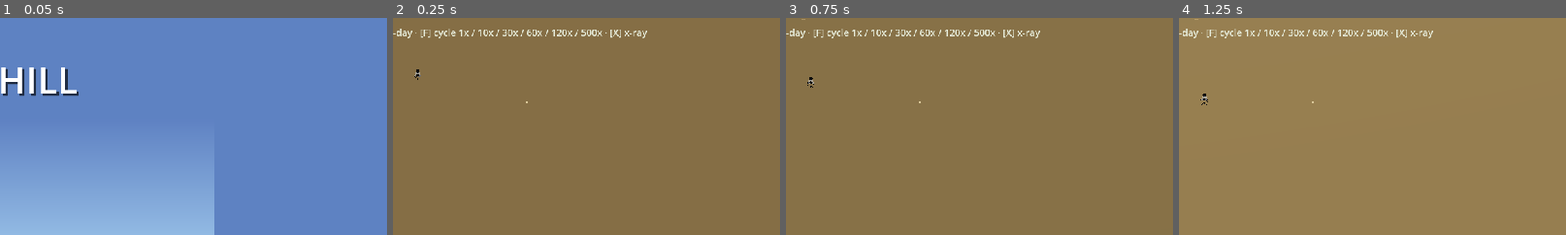
Above: before the commit, frames 1-4 (left to right).
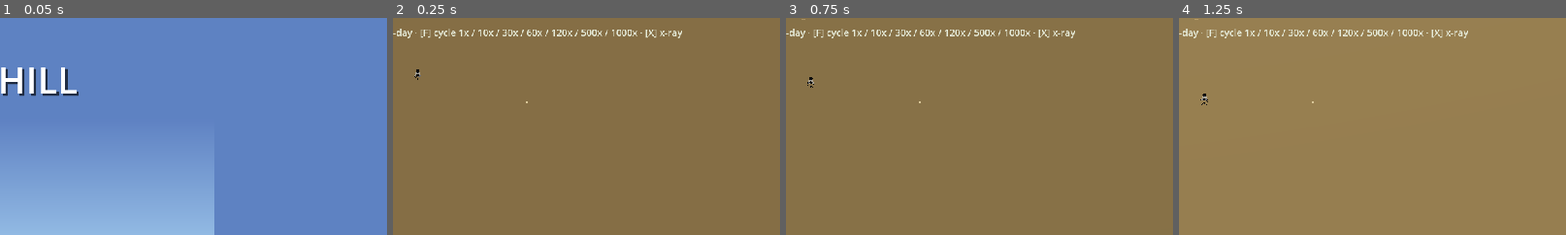
Above: after the commit, the same moments.

Repository: 151henry151/anthill
Game: Godot game, scene res://scenes/loading_screen.tscn
The game is run twice, just before and just after one commit, with the same random seed, the same clock (stepped at 60 frames per second) and the same inputs.
Inputs (mouse positions are % of the whole screen's width and height, from its top left):
- Up to frame 1 (0.05 s): no input
- Up to frame 2 (0.25 s): no input
- Up to frame 3 (0.75 s): tap Enter at 0.5 s; move the mouse to (72, 45) at 0.52 s; hold D from 0.53 s (still down); tap E at 0.6 s; click (72, 45) at 0.67 s
- Up to frame 4 (1.25 s): keep holding D; tap Space at 0.77 s
The pictures show only the part of the screen within x 50-100%, y 0-50%; the shares and areas given below are measured in that part.

Frame 1 is identical in both runs. In frame 2, 0.3% of the frame differs, in the area x 54-75%, y 5-10%; in frame 3, 0.3%; in frame 4, 0.3%.

Commit message:
Add 1000x fast-forward tier for testing
- Extend FAST_FORWARD_SPEEDS and UI hint
- Changelog 0.5.21

Diff:
--- a/game/anthill/scenes/main.tscn
+++ b/game/anthill/scenes/main.tscn
@@ -71,4 +71,4 @@
 offset_top = 12.0
 theme_override_colors/font_color = Color(0.9, 0.92, 0.85, 1)
 theme_override_font_sizes/font_size = 14
-text = "Colony view — left-drag orbit · middle-drag pan · wheel zoom · day/night follows ant-day · [F] cycle 1x / 10x / 30x / 60x / 120x / 500x · [X] x-ray"
+text = "Colony view — left-drag orbit · middle-drag pan · wheel zoom · day/night follows ant-day · [F] cycle 1x / 10x / 30x / 60x / 120x / 500x / 1000x · [X] x-ray"
--- a/game/anthill/scripts/constants.gd
+++ b/game/anthill/scripts/constants.gd
@@ -210,8 +210,8 @@
 # ---------------------------------------------------------------------------
 # Fast-forward
 # ---------------------------------------------------------------------------
-## **[F]** cycles: **1×** → **10×** → **30×** → **60×** → **120×** → **500×** → **1×** …
-const FAST_FORWARD_SPEEDS: Array[float] = [10.0, 30.0, 60.0, 120.0, 500.0]
+## **[F]** cycles: **1×** → **10×** → **30×** → **60×** → **120×** → **500×** → **1000×** → **1×** …
+const FAST_FORWARD_SPEEDS: Array[float] = [10.0, 30.0, 60.0, 120.0, 500.0, 1000.0]
 
 # ---------------------------------------------------------------------------
 # Worker movement intervals (seconds between steps)
Not shown, changed: CHANGELOG.md
